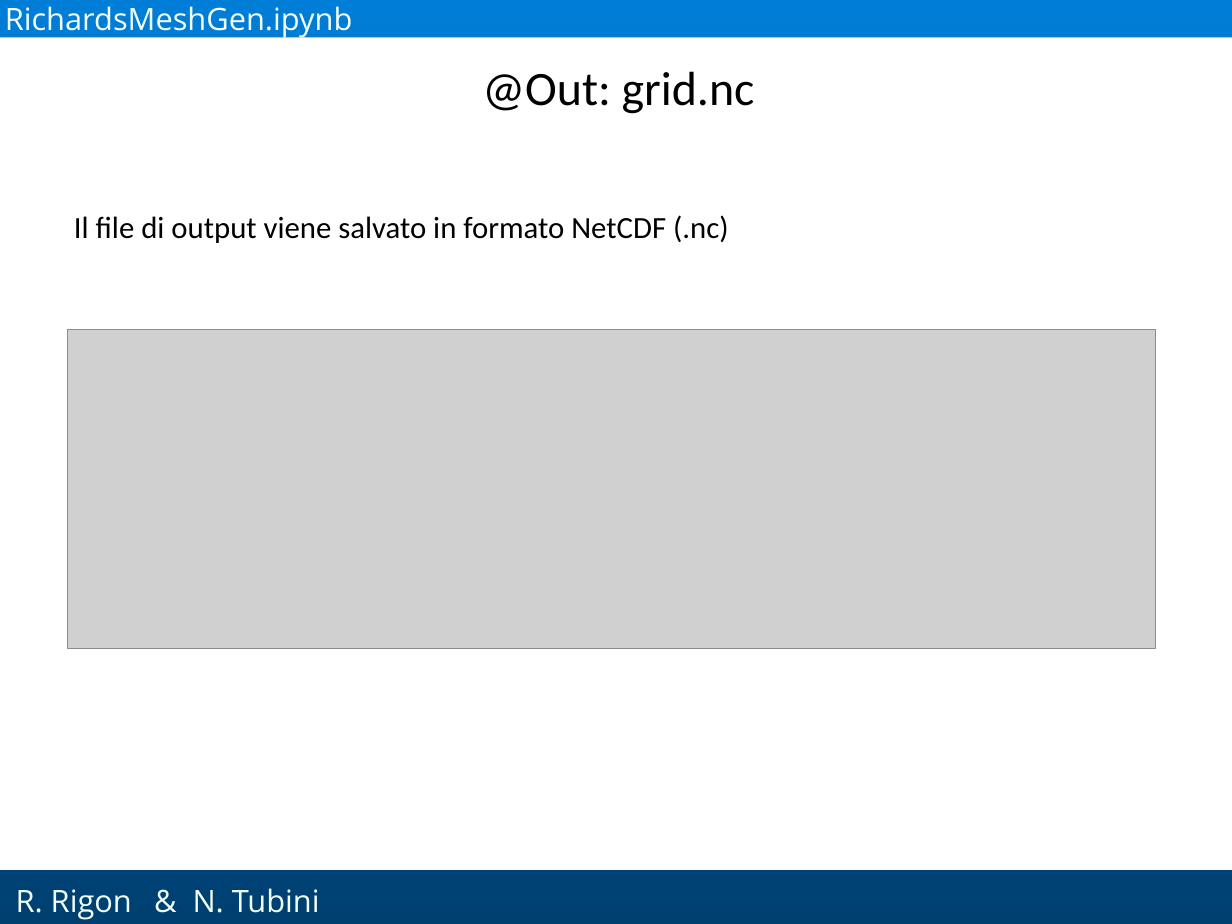
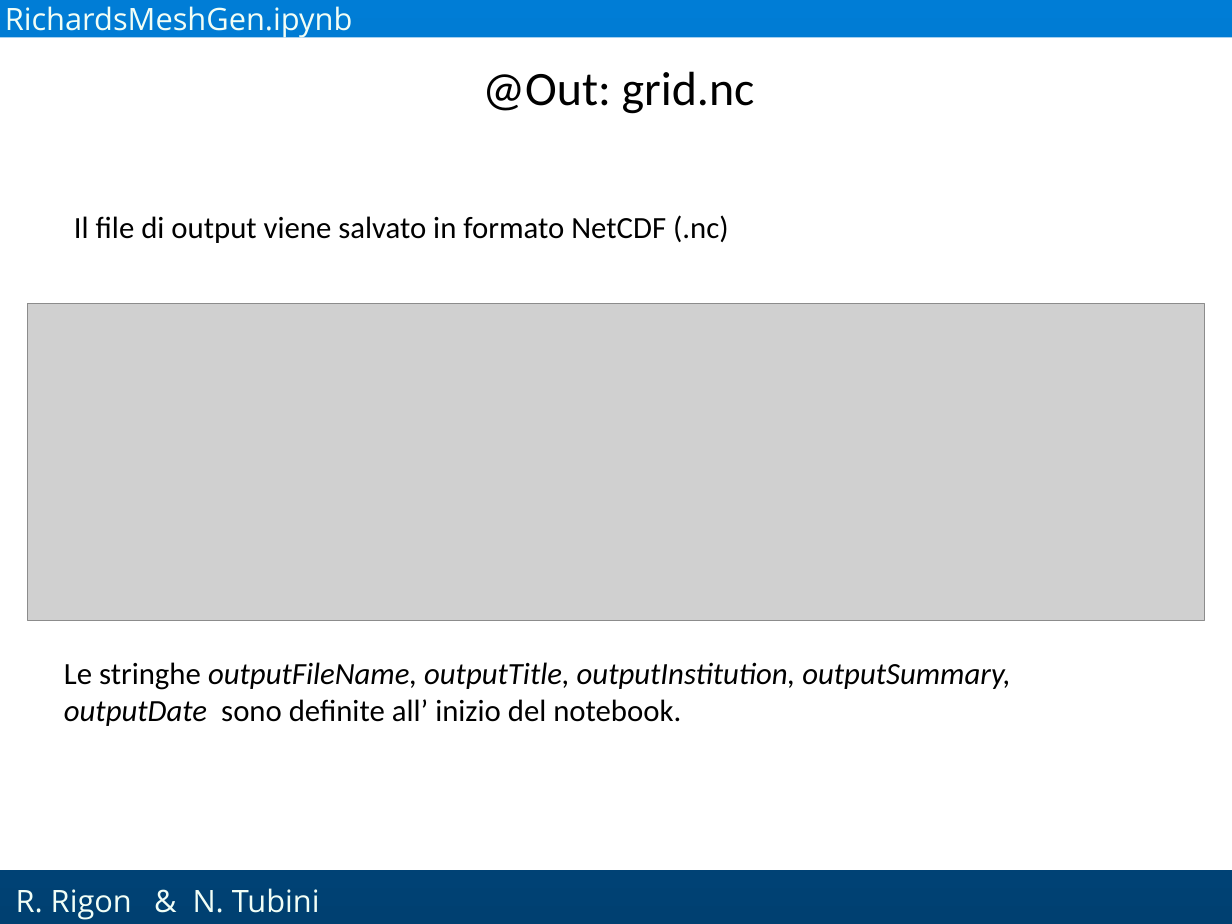
Before and after one commit to GEOframeOMSProjects/OMS_Project_Richards1D, a slide deck: slide 23 of Materials/Richards_English.pptx (slide 21 before the commit). Drawn at 1232x924 pixels with LibreOffice and Linux fonts; fonts in the diff are those of the drawing; grey boxes stand for pictures; background and template pictures are left out. Boxes give left, top, right and bottom in pixels: in the first picture for what was removed or moved away, otherwise in the second. Text is boxed around its words. In the diff, an @@ line names an element or a change of style, - is before the commit and + after.

Commit message:
Added some slides

```diff
--- a/Materials/Richards_English.pptx
+++ b/Materials/Richards_English.pptx
@@ picture: place and size @@
-picture at bbox=[68, 330, 1156, 649]
+picture at bbox=[27, 303, 1204, 620]
@@ text added at bbox=[64, 662, 1010, 726], 18 pt, text #000000, italic @@
+Le stringhe outputFileName, outputTitle, outputInstitution, outputSummary, outputDate sono definite all’ inizio del notebook.
```
Also in this commit, not shown: 8 other slides changed, 2 slides added.
